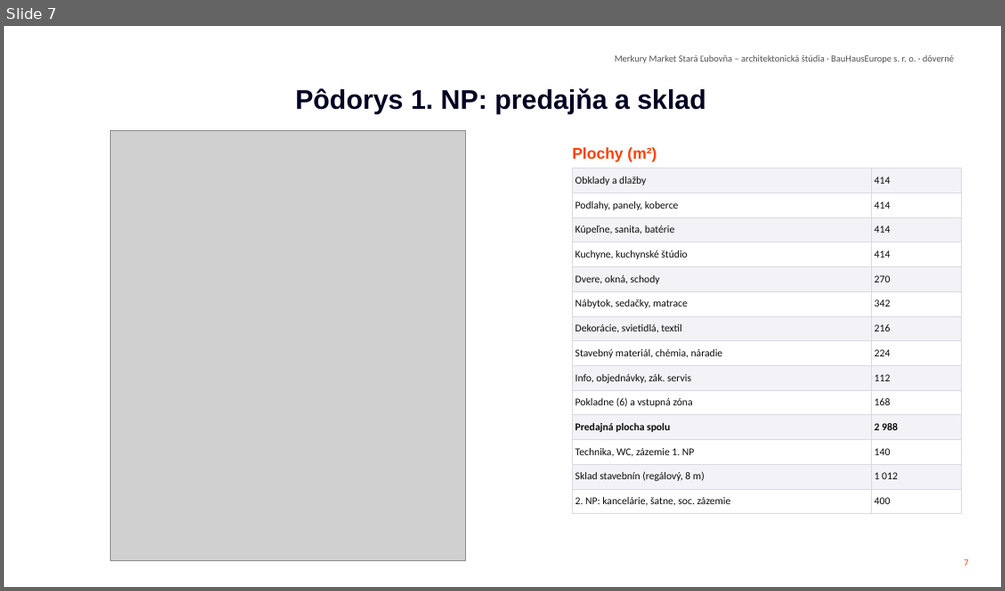
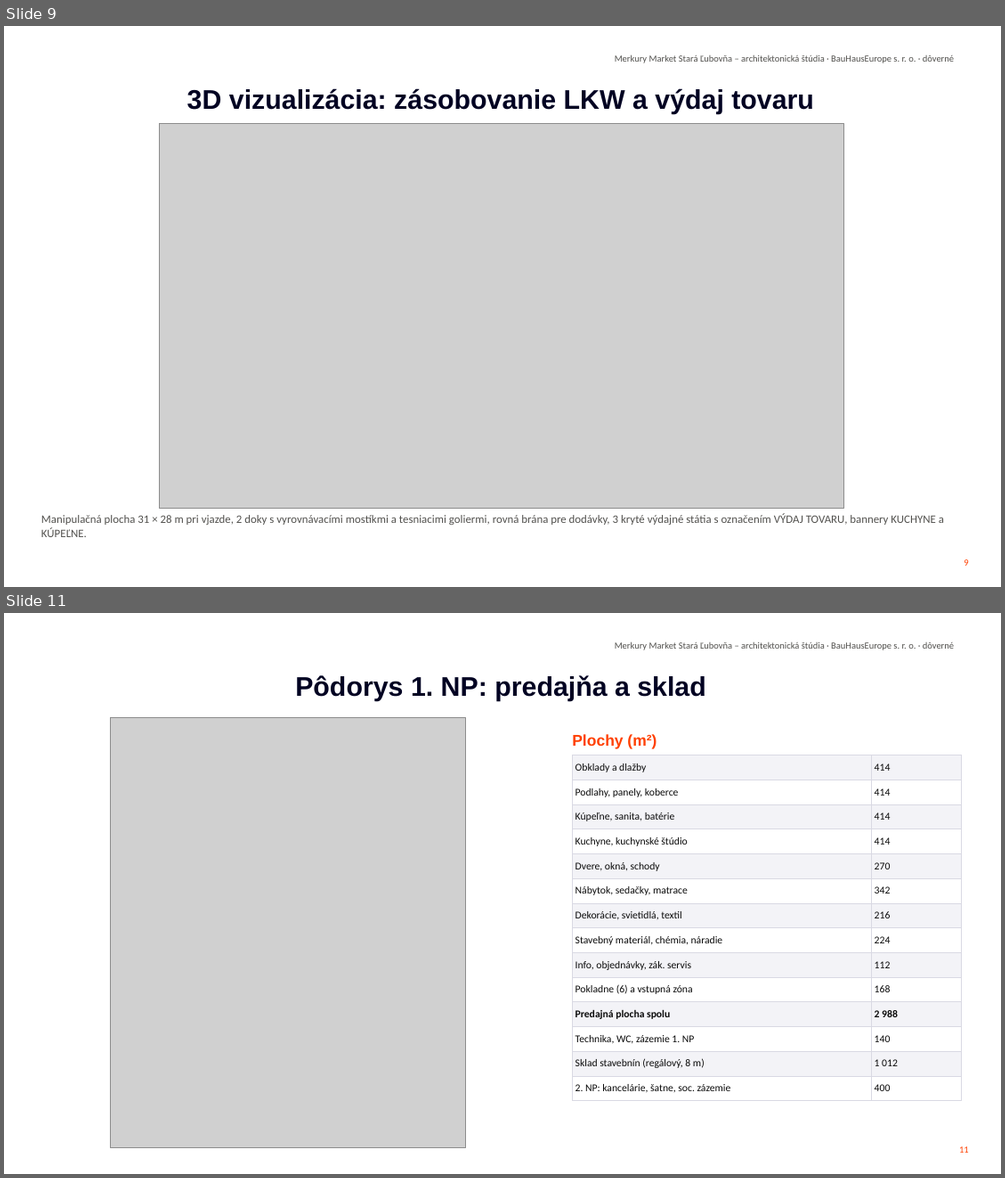
Before and after one commit to Lubo585/Lubo585, a slide deck: business-plan/studia-merkury-market/Studia_predajne_Merkury_Market_Stara_Lubovna_SK.pptx. Shown one above the other, each under a label of ours: slide 7 before the commit, slides 9 and 11 after it; the slides between them are not shown. The pictures are 1005x591 and 1005x1178 pixels, drawn with LibreOffice and Linux fonts; fonts in the diff are those of the drawing; grey boxes stand for pictures; background and template pictures are left out. Boxes give left, top, right and bottom in pixels: in the first picture for what was removed or moved away, otherwise in the second. Text is boxed around its words. In the diff, an @@ line names an element or a change of style, - is before the commit and + after.

```diff
--- a/business-plan/studia-merkury-market/Studia_predajne_Merkury_Market_Stara_Lubovna_SK.pptx
+++ b/business-plan/studia-merkury-market/Studia_predajne_Merkury_Market_Stara_Lubovna_SK.pptx
@@ slide 9 added at bbox=[4, 26, 1001, 587], background #FFFFFF; not listed: 1 template element that a slide beside it also shows @@
@@ title added at bbox=[187, 88, 814, 114], 26 pt, text #010222, bold @@
+3D vizualizácia: zásobovanie LKW a výdaj tovaru
@@ picture added at bbox=[159, 123, 844, 508] @@
@@ text added at bbox=[41, 514, 944, 537], 11 pt, text #52514E @@
+Manipulačná plocha 31 × 28 m pri vjazde, 2 doky s vyrovnávacími mostíkmi a tesniacimi goliermi, rovná brána pre dodávky, 3 kryté výdajné státia s označením VÝDAJ TOVARU, bannery KUCHYNE a KÚPEĽNE.
@@ page number added at bbox=[963, 559, 968, 565], 9 pt, text #FF4000 @@
+9
@@ what was slide 7 is now slide 11 @@
@@ page number at bbox=[959, 1146, 969, 1152]: text changed @@
-7
+11
```
Also in this commit, not shown: 2 slides changed, 6 other slides added, 1 slide removed, 11 other files.
